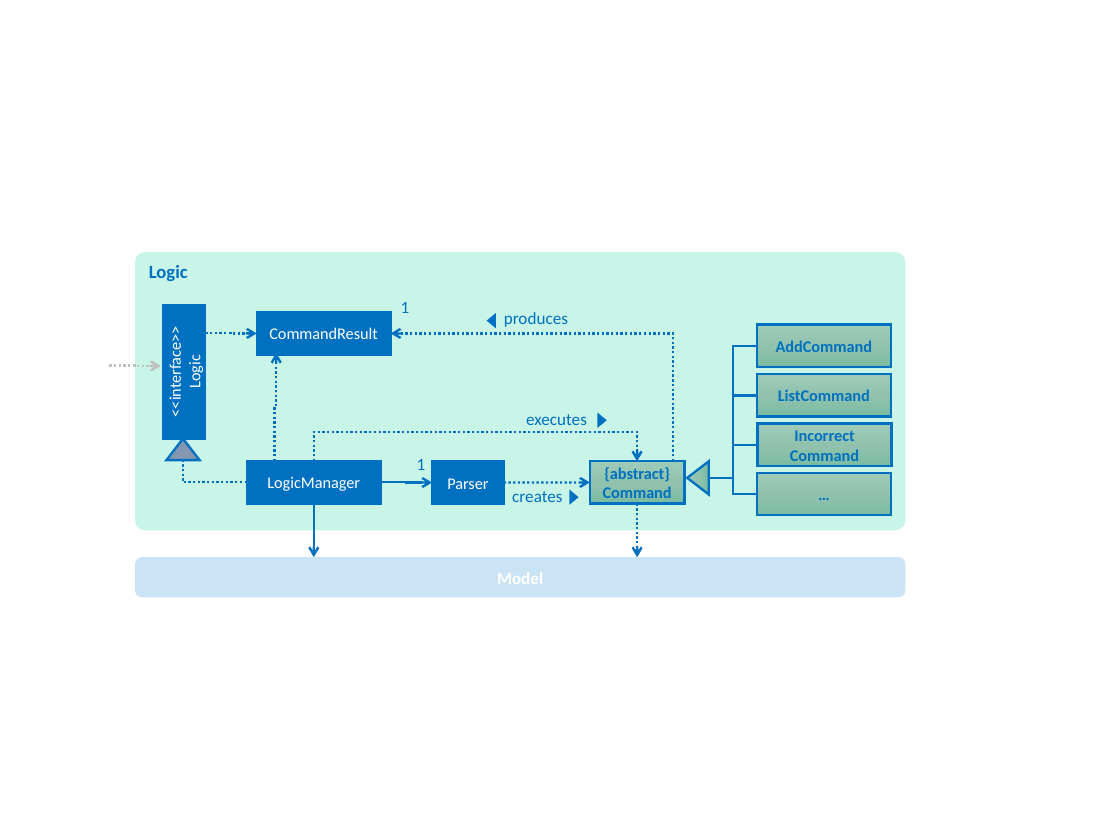
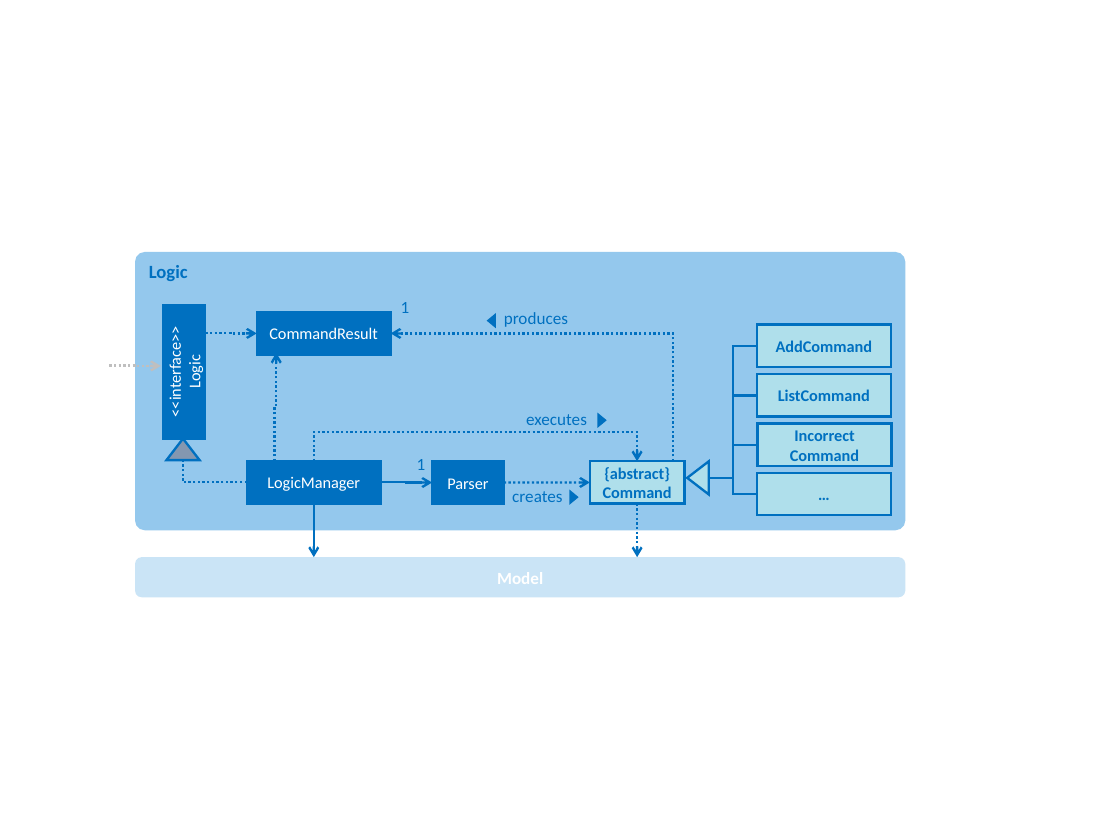
Before and after one commit to nus-cs2103-AY1617S1/addressbook-level4, a slide deck: slide 6 of docs/diagrams/Diagrams.pptx. Drawn at 1120x840 pixels with LibreOffice and Linux fonts; fonts in the diff are those of the drawing. Boxes give left, top, right and bottom in pixels: in the first picture for what was removed or moved away, otherwise in the second. Text is boxed around its words. In the diff, an @@ line names an element or a change of style, - is before the commit and + after.

```diff
--- a/docs/diagrams/Diagrams.pptx
+++ b/docs/diagrams/Diagrams.pptx
@@ rounded rectangle "Logic" at (x1=136, y1=252, x2=906, y2=530): fill #C8F5E8 to #94C8ED @@
@@ fill gradient #9ECDBA to #91C2AE to #7DBCA3 to #AFDFEB in 6 elements at (x1=757, y1=325, x2=892, y2=367), (x1=757, y1=374, x2=892, y2=417), (x1=590, y1=461, x2=684, y2=504), (x1=757, y1=423, x2=892, y2=466), (x1=687, y1=461, x2=708, y2=494), (x1=757, y1=473, x2=892, y2=515) @@
```
Also in this commit, not shown: 2 other slides changed, 3 other files.
